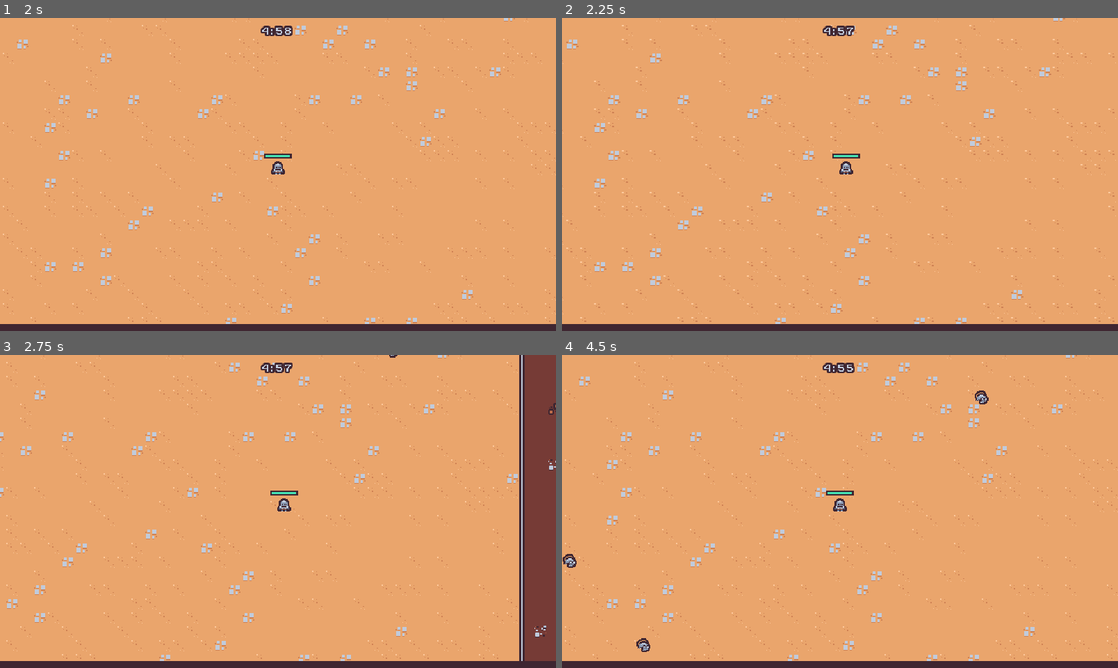
Above: before the commit, frames 1-4 (two rows, left to right).
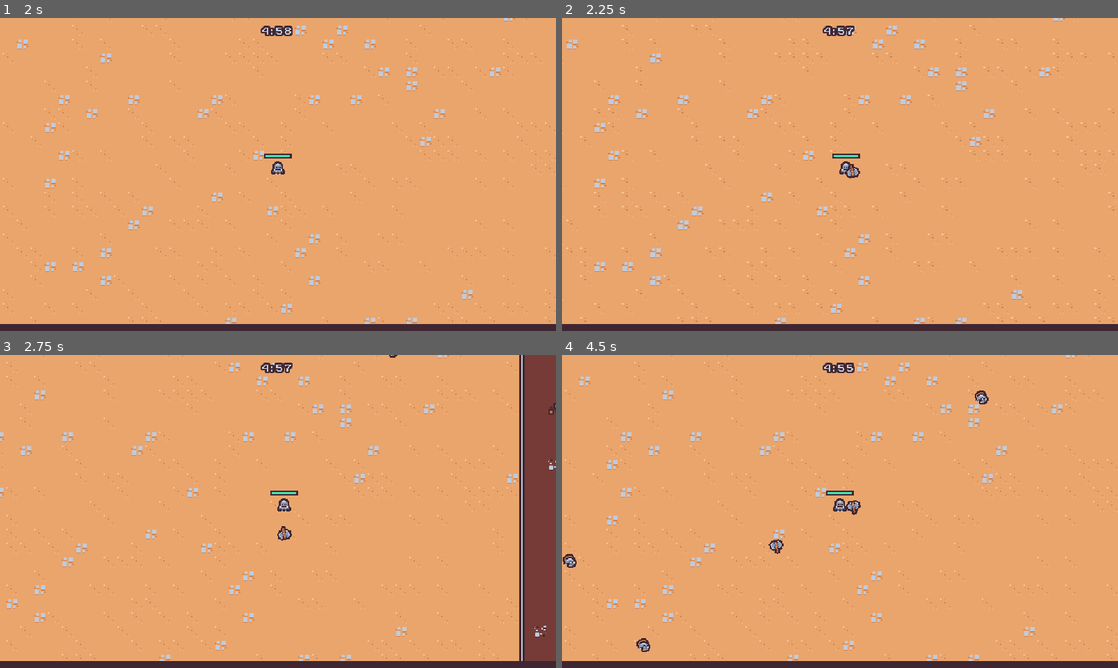
Above: after the commit, the same moments.

Repository: bartoszcholewa/2d-survivors-course
Game: Godot game, scene res://scenes/main/main.tscn
The game is run twice, just before and just after one commit, with the same random seed, the same clock (stepped at 60 frames per second) and the same inputs.
Inputs (mouse positions are in pixels of both pictures, inside the frame that each line leads up to):
- Up to frame 1 (2 s): tap Enter at 0.5 s; move the mouse to (400, 158) at 0.52 s; press the mouse at (400, 158) at 0.53 s; hold D (move_right) 0.53-1.25 s; release the mouse at (400, 158) at 1.25 s; drag from (166, 190) to (283, 171) at 1.27 s
- Up to frame 2 (2.25 s): tap Space at 2 s; move the mouse to (895, 105) at 2.02 s; press the mouse at (895, 105) at 2.03 s; hold D (move_right) from 2.03 s (still down)
- Up to frame 3 (2.75 s): keep holding D (move_right)
- Up to frame 4 (4.5 s): release D (move_right) at 2.75 s; release the mouse at (895, 442) at 2.75 s; drag from (812, 574) to (845, 505) at 2.77 s; move the mouse to (1006, 558) at 3.52 s; press the mouse at (1006, 558) at 3.53 s; hold A (move_left) 3.53-4.25 s; release the mouse at (1006, 558) at 4.25 s; drag from (673, 464) to (979, 392) at 4.27 s

Frame 1 is identical in both runs. In frame 2, less than 0.1% of the frame differs, in the area x 50-54%, y 46-52%; in frame 3, less than 0.1%; in frame 4, 0.2%, in the area x 37-54%, y 46-64%.

Commit message:
Lesson 33 - Axe Ability

Diff:
--- /dev/null
+++ b/scenes/ability/axe_ability/axe_ability.gd
@@ -0,0 +1,44 @@
+extends Node2D
+
+## Axe rotation radius from player
+const AXE_ANIMATION_MAX_RADIUS = 100.0
+
+## Number of axe rotations around player in tween animation
+const AXE_ANIMATION_ROTATIONS := 2.0
+
+## Time in seconds for full axe animation
+const AXE_ANIMATION_DURATION := 3.0
+
+@onready var hitbox_component = $HitboxComponent
+
+var base_rotation = Vector2.RIGHT
+
+## Tween singleton
+var tween := create_tween()
+
+func _ready() -> void:
+	base_rotation = Vector2.RIGHT.rotated(randf_range(0, TAU))
+
+	reset_tween()
+	tween.tween_method(tween_method, 0.0, AXE_ANIMATION_ROTATIONS, AXE_ANIMATION_DURATION)
+	tween.tween_callback(queue_free)
+
+
+# TODO: rename method
+func tween_method(rotations: float) -> void:
+	var percent := rotations / 2
+	var current_radius := percent * AXE_ANIMATION_MAX_RADIUS
+	var current_direction := base_rotation.rotated(rotations * TAU)
+
+	var player = get_tree().get_first_node_in_group("player") as Node2D
+	if not player:
+		return
+
+	global_position = player.global_position + (current_direction * current_radius)
+
+
+
+func reset_tween() -> void:
+	if tween:
+		tween.kill()
+	tween = create_tween()
--- /dev/null
+++ b/scenes/ability/axe_ability/axe_ability.tscn
@@ -0,0 +1,62 @@
+[gd_scene load_steps=8 format=3 uid="uid://kieebdqamluj"]
+
+[ext_resource type="Texture2D" uid="uid://c8ct78amoamer" path="res://scenes/ability/axe_ability/axe.png" id="1_4o2mv"]
+[ext_resource type="Script" uid="uid://bdvg6v8opp1sc" path="res://scenes/ability/axe_ability/axe_ability.gd" id="1_65u81"]
+[ext_resource type="PackedScene" uid="uid://chb8gqynx78la" path="res://scenes/component/hitbox_component.tscn" id="3_m8265"]
+
+[sub_resource type="Animation" id="Animation_m8265"]
+resource_name = "default"
+length = 0.5
+loop_mode = 1
+tracks/0/type = "value"
+tracks/0/imported = false
+tracks/0/enabled = true
+tracks/0/path = NodePath("Sprite2D:rotation")
+tracks/0/interp = 1
+tracks/0/loop_wrap = true
+tracks/0/keys = {
+"times": PackedFloat32Array(0, 0.5),
+"transitions": PackedFloat32Array(1, 1),
+"update": 0,
+"values": [0.0, 6.283185307179586]
+}
+
+[sub_resource type="Animation" id="Animation_r58rl"]
+length = 0.001
+tracks/0/type = "value"
+tracks/0/imported = false
+tracks/0/enabled = true
+tracks/0/path = NodePath("Sprite2D:rotation")
+tracks/0/interp = 1
+tracks/0/loop_wrap = true
+tracks/0/keys = {
+"times": PackedFloat32Array(0),
+"transitions": PackedFloat32Array(1),
+"update": 0,
+"values": [0.0]
+}
+
+[sub_resource type="AnimationLibrary" id="AnimationLibrary_twdap"]
+_data = {
+&"RESET": SubResource("Animation_r58rl"),
+&"default": SubResource("Animation_m8265")
+}
+
+[sub_resource type="CircleShape2D" id="CircleShape2D_r58rl"]
+
+[node name="AxeAbility" type="Node2D"]
+script = ExtResource("1_65u81")
+
+[node name="AnimationPlayer" type="AnimationPlayer" parent="."]
+libraries = {
+&"": SubResource("AnimationLibrary_twdap")
+}
+autoplay = "default"
+
+[node name="Sprite2D" type="Sprite2D" parent="."]
+texture = ExtResource("1_4o2mv")
+
+[node name="HitboxComponent" parent="." instance=ExtResource("3_m8265")]
+
+[node name="CollisionShape2D" type="CollisionShape2D" parent="HitboxComponent"]
+shape = SubResource("CircleShape2D_r58rl")
--- /dev/null
+++ b/scenes/ability/axe_ability_controller/axe_ability_controller.gd
@@ -0,0 +1,32 @@
+extends Node
+
+@export var axe_ability_scene: PackedScene
+
+var damage = 10
+
+func _ready():
+	$Timer.timeout.connect(on_timer_timeout)
+
+
+func on_timer_timeout():
+	# Get player node
+	var player = get_tree().get_first_node_in_group("player") as Node2D
+	if player == null:
+		return
+
+	# Get layer for weapons
+	var foreground = get_tree().get_first_node_in_group("foreground_layer") as Node2D
+	if foreground == null:
+		return
+
+	# Create new axe instance
+	var axe_instance = axe_ability_scene.instantiate() as Node2D
+
+	# Add new axe to foreground layer
+	foreground.add_child(axe_instance)
+
+	# Set axe position on top of a player
+	axe_instance.global_position = player.global_position
+
+	# Set axe damage
+	axe_instance.hitbox_component.damage = damage
--- /dev/null
+++ b/scenes/ability/axe_ability_controller/axe_ability_controller.tscn
@@ -0,0 +1,12 @@
+[gd_scene load_steps=3 format=3 uid="uid://xo536ntyty8j"]
+
+[ext_resource type="Script" uid="uid://bxpd2a8n6tsne" path="res://scenes/ability/axe_ability_controller/axe_ability_controller.gd" id="1_s261h"]
+[ext_resource type="PackedScene" uid="uid://kieebdqamluj" path="res://scenes/ability/axe_ability/axe_ability.tscn" id="2_pxip5"]
+
+[node name="AxeAbilityController" type="Node"]
+script = ExtResource("1_s261h")
+axe_ability_scene = ExtResource("2_pxip5")
+
+[node name="Timer" type="Timer" parent="."]
+wait_time = 2.0
+autostart = true
--- a/scenes/game_object/player/player.tscn
+++ b/scenes/game_object/player/player.tscn
@@ -1,9 +1,10 @@
-[gd_scene load_steps=10 format=3 uid="uid://d3ymecumufi24"]
+[gd_scene load_steps=11 format=3 uid="uid://d3ymecumufi24"]
 
 [ext_resource type="Texture2D" uid="uid://dcb2spof0efi1" path="res://scenes/game_object/player/player.png" id="1_8afob"]
 [ext_resource type="Script" uid="uid://cpuniy5yjcmao" path="res://scenes/game_object/player/player.gd" id="1_dovo2"]
 [ext_resource type="PackedScene" uid="uid://ge0dlwbhx867" path="res://scenes/ability/sword_ability_controller/sword_ability_controller.tscn" id="2_gmlin"]
 [ext_resource type="PackedScene" uid="uid://c7mveug1a8km4" path="res://scenes/component/health_component.tscn" id="2_ss5pk"]
+[ext_resource type="PackedScene" uid="uid://xo536ntyty8j" path="res://scenes/ability/axe_ability_controller/axe_ability_controller.tscn" id="4_tj6oj"]
 
 [sub_resource type="StyleBoxFlat" id="StyleBoxFlat_ss5pk"]
 bg_color = Color(0.24705882, 0.14901961, 0.19215687, 1)
@@ -35,6 +36,8 @@
 [node name="AbilityManager" type="Node" parent="."]
 
 [node name="SwordAbilityController" parent="AbilityManager" instance=ExtResource("2_gmlin")]
+
+[node name="AxeAbilityController" parent="AbilityManager" instance=ExtResource("4_tj6oj")]
 
 [node name="DamageIntervalTimer" type="Timer" parent="."]
 wait_time = 0.5
Binary file removed: assets/tile_0104.png
Binary file added: scenes/ability/axe_ability/axe.png
Not shown, changed: scenes/ability/axe_ability/axe.png.import
Not shown, added: scenes/ability/axe_ability/axe_ability.gd.uid
Not shown, added: scenes/ability/axe_ability_controller/axe_ability_controller.gd.uid
